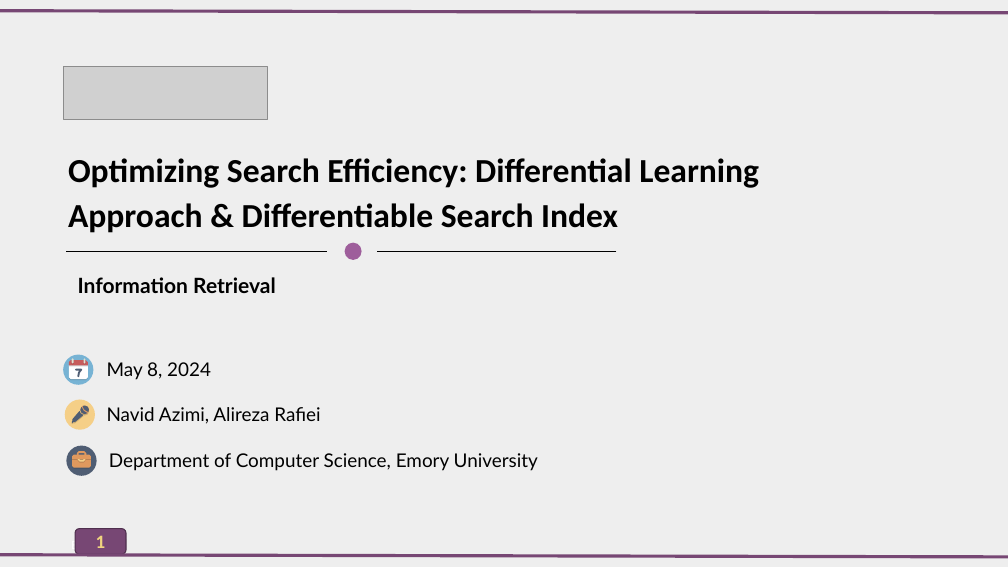
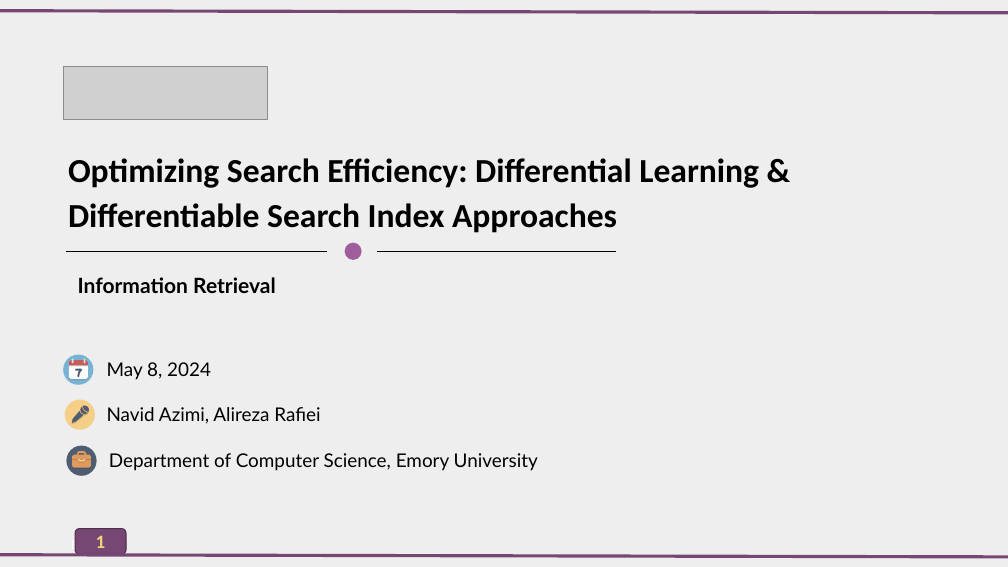
Before and after one commit to AlirezaAccelerates/IR_DSI_project, a slide deck: slide 1 of D/[P] Information Retrieval Project.pptx. Drawn at 1008x567 pixels with LibreOffice and Linux fonts; fonts in the diff are those of the drawing; grey boxes stand for pictures. Boxes give left, top, right and bottom in pixels: in the first picture for what was removed or moved away, otherwise in the second. Text is boxed around its words. In the diff, an @@ line names an element or a change of style, - is before the commit and + after.

```diff
--- a/D/[P] Information Retrieval Project.pptx
+++ b/D/[P] Information Retrieval Project.pptx
@@ text at <box>68,158,759,233</box>: text changed @@
-Optimizing Search Efficiency: Differential Learning Approach & Differentiable Search Index
+Optimizing Search Efficiency: Differential Learning & Differentiable Search Index Approaches
```
Also in this commit, not shown: 1 other file.
